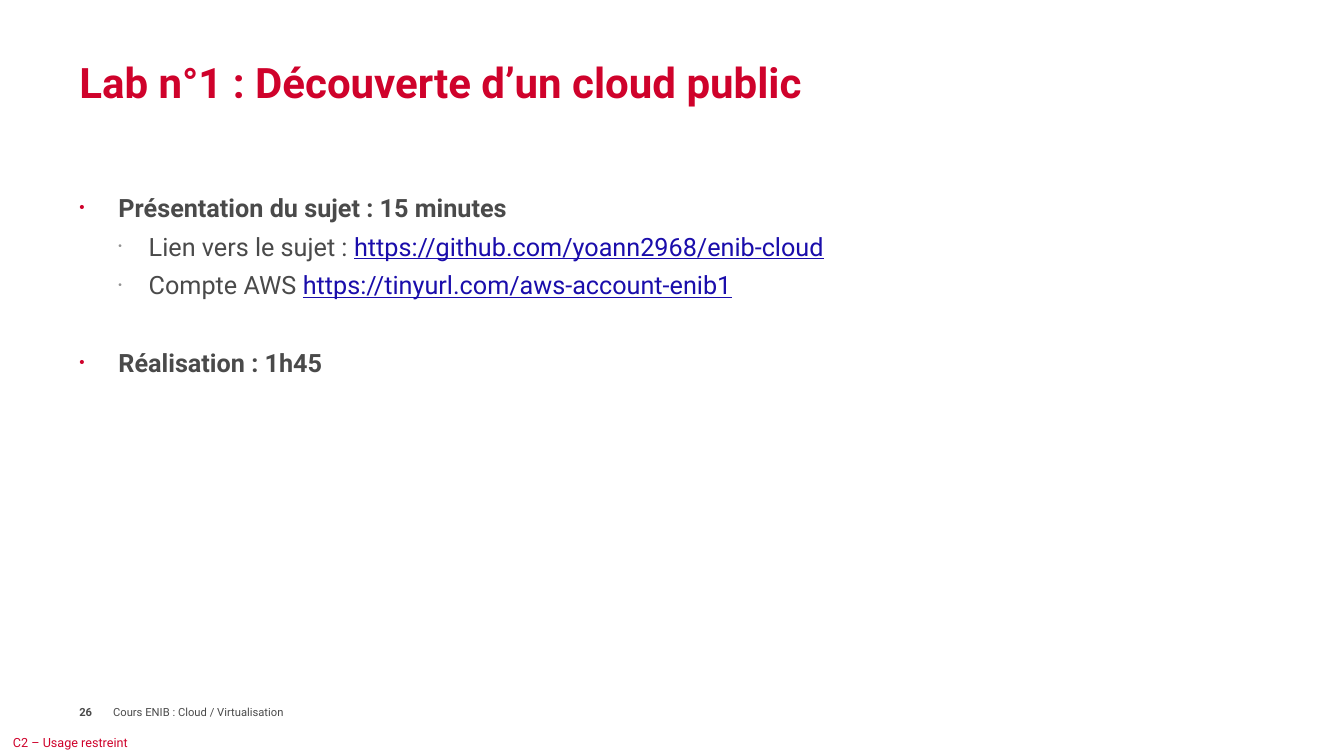
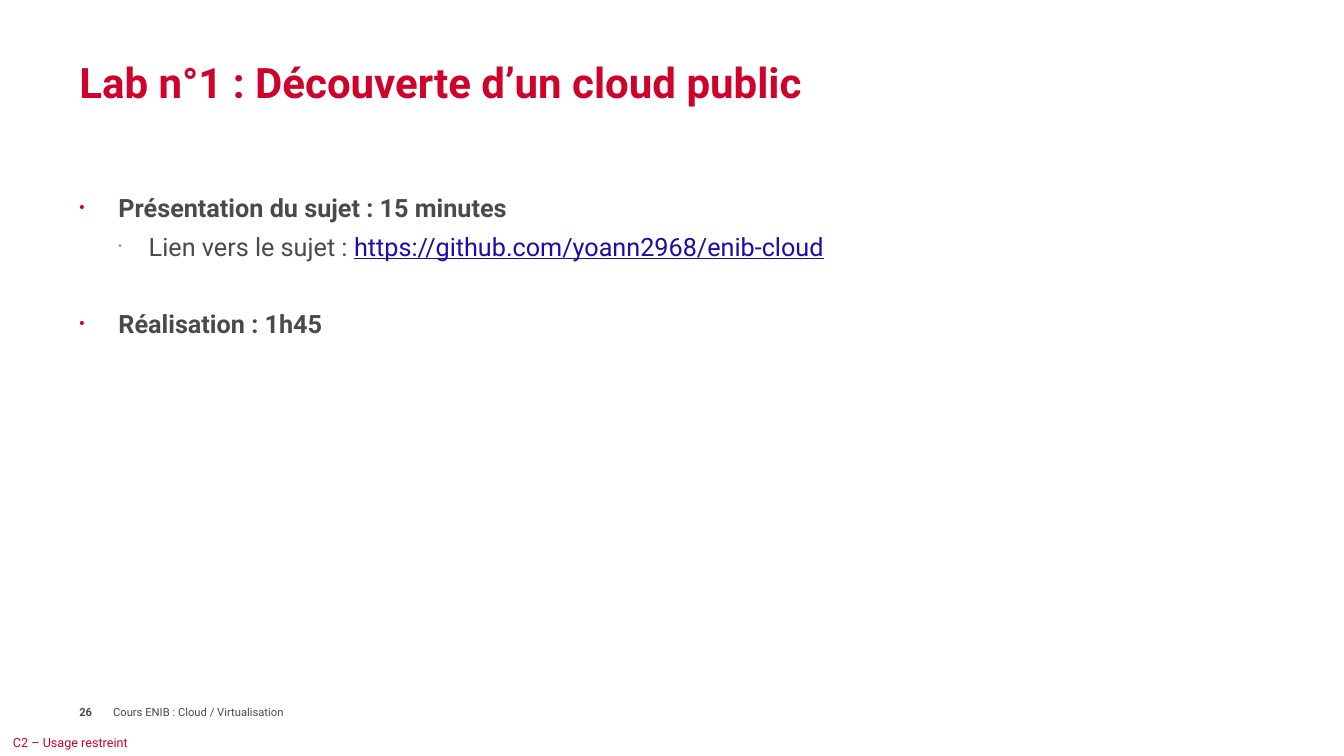
Before and after one commit to yoann2968/enib-cloud, a slide deck: slide 26 of Cours_ENIB_2025.pptx. Drawn at 1344x756 pixels with LibreOffice and Linux fonts; fonts in the diff are those of the drawing; background and template pictures are left out. Boxes give left, top, right and bottom in pixels: in the first picture for what was removed or moved away, otherwise in the second. Text is boxed around its words. In the diff, an @@ line names an element or a change of style, - is before the commit and + after.

Commit message:
creation des compte aws

```diff
--- a/Cours_ENIB_2025.pptx
+++ b/Cours_ENIB_2025.pptx
@@ text at box(149, 275, 732, 300): paragraph removed @@
-  • Compte AWS https://tinyurl.com/aws-account-enib1
```
Also in this commit, not shown: 1 other slide changed, 12 other files.
